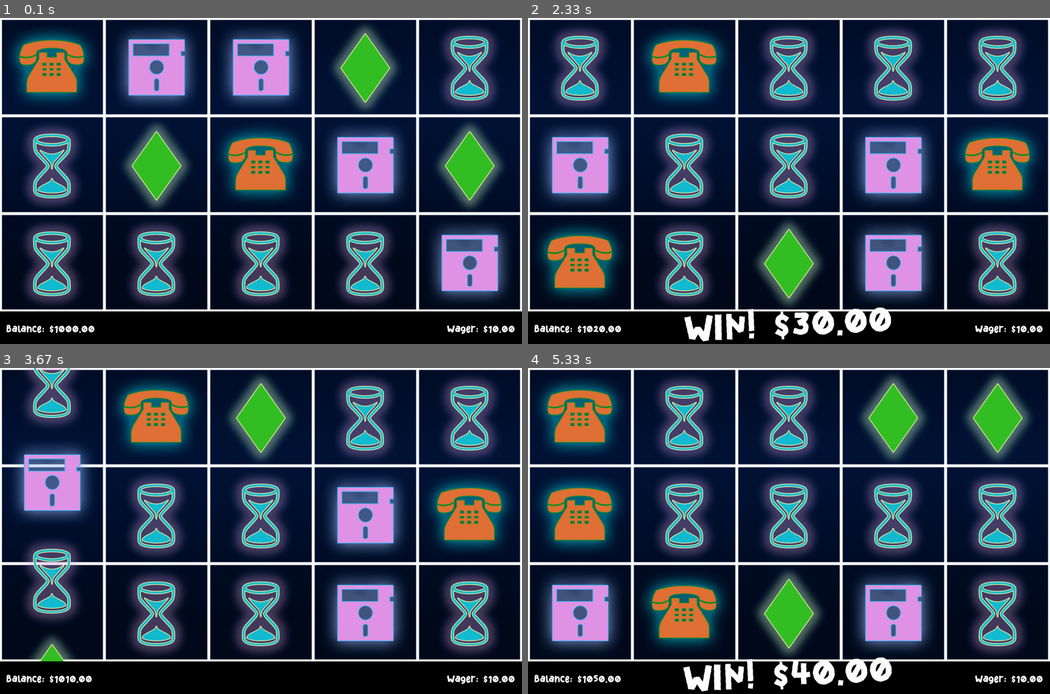
Above: before the commit, frames 1-4 (two rows, left to right).
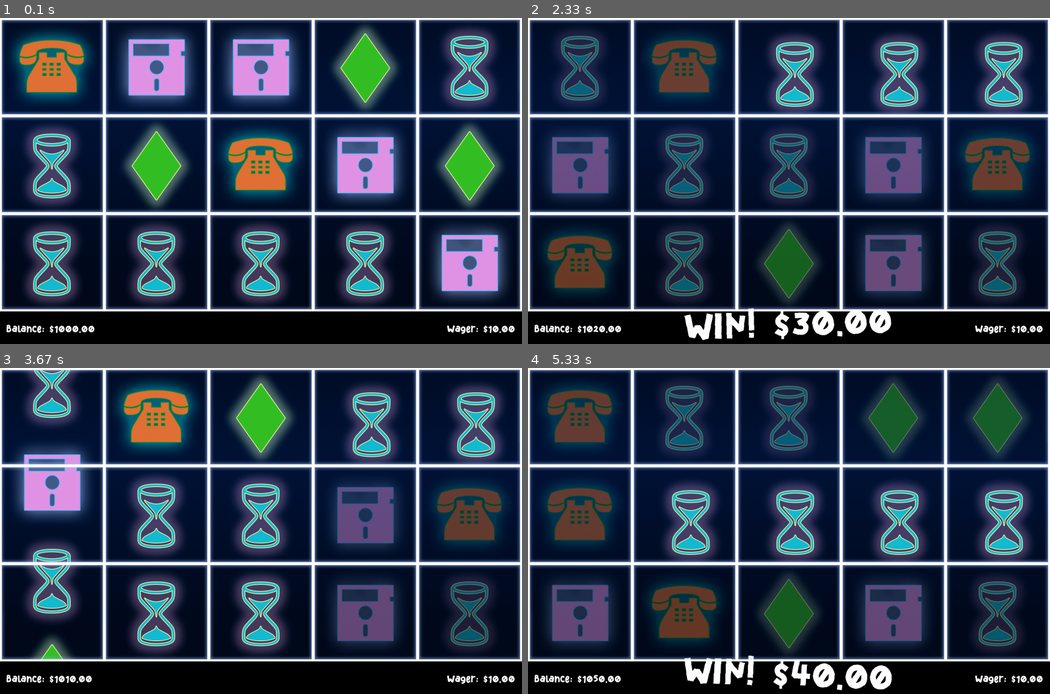
Above: after the commit, the same moments.

Repository: AntoanSarafski/Pygame_Slot_Machine
Game: pygame game, started from main.py
Two runs of this game, one before a commit and one after it. Both use one fixed random seed, a clock stepped at 60 frames per second and the inputs below.
Inputs:
- Up to frame 1 (0.1 s): no input
- Up to frame 2 (2.33 s): tap Space at 0.33 s
- Up to frame 3 (3.67 s): tap Space at 3.17 s
- Up to frame 4 (5.33 s): no input

The runs differ from the first frame. In frame 1, 9.1% of the frame differs, in the area x 0-100%, y 0-90%; in frame 2, 40%; in frame 3, 22%; in frame 4, 41%, in the area x 0-100%, y 0-100%.

Commit message:
Commit with fades for winnings symbols.

Diff:
--- a/main.py
+++ b/main.py
@@ -13,7 +13,8 @@
         self.screen = pygame.display.set_mode((WIDTH, HEIGHT))
         pygame.display.set_caption('Slot Machine Demo')
         self.clock = pygame.time.Clock()
-        self.bg_image = pygame.image.load(BG_IMAGE_PATH)
+        self.bg_image = pygame.image.load(BG_IMAGE_PATH).convert_alpha()
+        self.grid_image = pygame.image.load(GRID_IMAGE_PATH).convert_alpha()
         # To do: Create machine class
         self.machine = Slot_Machine()
         self.delta_time = 0
@@ -42,6 +43,7 @@
             pygame.display.update()
             self.screen.blit(self.bg_image, (0, 0))
             self.machine.update(self.delta_time)
+            self.screen.blit(self.grid_image, (0, 0))
             self.clock.tick(FPS)
 
 if __name__ == '__main__':
--- a/reel.py
+++ b/reel.py
@@ -77,5 +77,22 @@
         self.rect = self.image.get_rect(topleft = pos)
         self.x_val = self.rect.left
 
+        # Used for win animations
+        self.size_x = 300
+        self.size_y = 300
+        self.alpha = 255
+        self.fade_out = False
+        self.fade_in = False
+
     def update(self):
-        pass
+        # Slightly increases size of winning symbols
+        if self.fade_in:
+            if self.size_x < 320:
+                self.size_x += 1
+                self.size_y += 1
+                self.image = pygame.transform.scale(self.image, (self.size_x, self.size_y))
+        # Fades out non-winning symbols
+        elif not self.fade_in and self.fade_out:
+            if self.alpha > 115:
+                self.alpha -= 7
+                self.image.set_alpha(self.alpha)
--- a/settings.py
+++ b/settings.py
@@ -8,6 +8,7 @@
 
 # Images
 BG_IMAGE_PATH = 'graphics/0/bg.png'
+GRID_IMAGE_PATH = 'graphics/0/gridline.png'
 GAME_INDICES = {1, 2, 3} # 0 and 4 are outside of play area
 SYM_PATH = 'graphics/0/symbols'
 
--- a/slot_machine.py
+++ b/slot_machine.py
@@ -16,6 +16,7 @@
         self.reel_list = {}
         self.can_toggle = True
         self.spinning = False
+        self.can_animate = False
         self.win_animation_ongoing = False
 
         # Results
@@ -42,8 +43,8 @@
                 # Play win sound
                 # self.play_win_sound(self.win_data)
                 self.pay_player(self.win_data, self.currPlayer)
-                # self.win_animation_ongoing = True
-                # self.ui.win_text_angle = random.randint(-4, 4) # Different text for win
+                self.win_animation_ongoing = True
+                self.ui.win_text_angle = random.randint(-4, 4)
 
     def input(self):
         keys = pygame.key.get_pressed()
@@ -54,7 +55,6 @@
             self.spin_time = pygame.time.get_ticks()
             self.currPlayer.place_bet()
             self.machine_balance += self.currPlayer.bet_size
-            print(self.currPlayer.get_data())
             self.currPlayer.last_payout = None
 
     def draw_reels(self, delta_time):
@@ -81,6 +81,7 @@
             for reel in self.reel_list:
                 self.reel_list[reel].start_spin(int(reel) * 200)
                 # self.spin_sound.play()
+                self.win_animation_ongoing = False
 
     def get_result(self):
         for reel in self.reel_list:
@@ -99,6 +100,7 @@
                     if len(longest_seq(possible_win)) > 2:
                         hits[horizontal.index(row) + 1] = [sym, longest_seq(possible_win)]
         if hits:
+            self.can_animate = True
             return hits
 
     def pay_player(self, win_data, curr_player):
@@ -112,6 +114,25 @@
         curr_player.last_payout = spin_payout
         curr_player.total_won += spin_payout
 
+
+    def win_animation(self):
+        if self.win_animation_ongoing and self.win_data:
+            for k, v in list(self.win_data.items()):
+                if k == 1:
+                    animationRow = 3
+                elif k == 3:
+                    animationRow = 1
+                else:
+                    animationRow = 2
+                animationCols = v[1]
+                for reel in self.reel_list:
+                    if reel in animationCols and self.can_animate:
+                        self.reel_list[reel].symbol_list.sprites()[animationRow].fade_in = True
+                    for symbol in self.reel_list[reel].symbol_list:
+                        if not symbol.fade_in:
+                            symbol.fade_out = True
+
+
     def update(self, delta_time):
         self.cooldowns()
         self.input()
@@ -120,6 +141,7 @@
             self.reel_list[reel].symbol_list.draw(self.display_surface)
             self.reel_list[reel].symbol_list.update()
         self.ui.update()
+        self.win_animation()
 
         # Balance\Payout debugger
 
Not shown, changed: README.md
